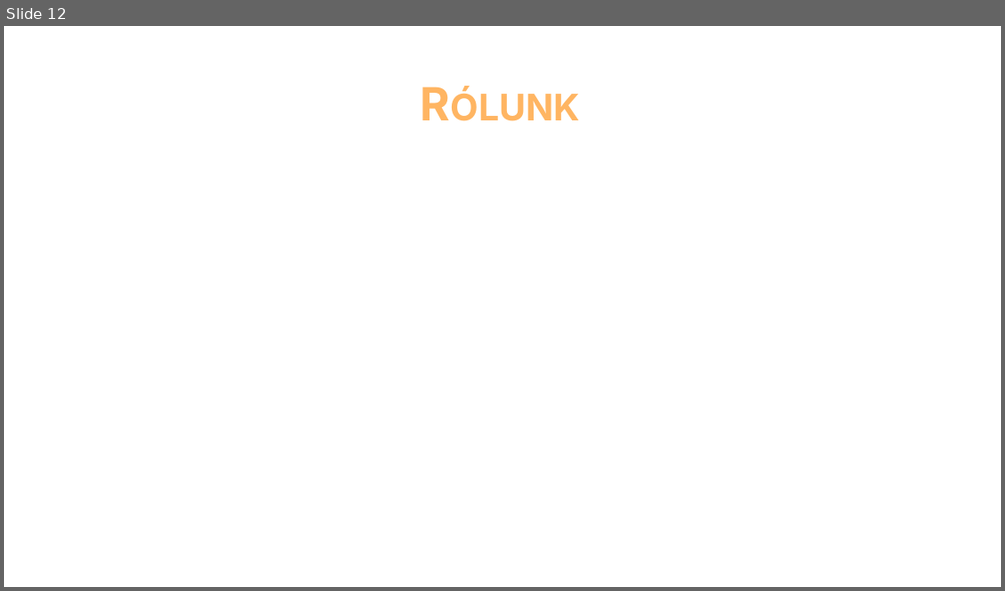
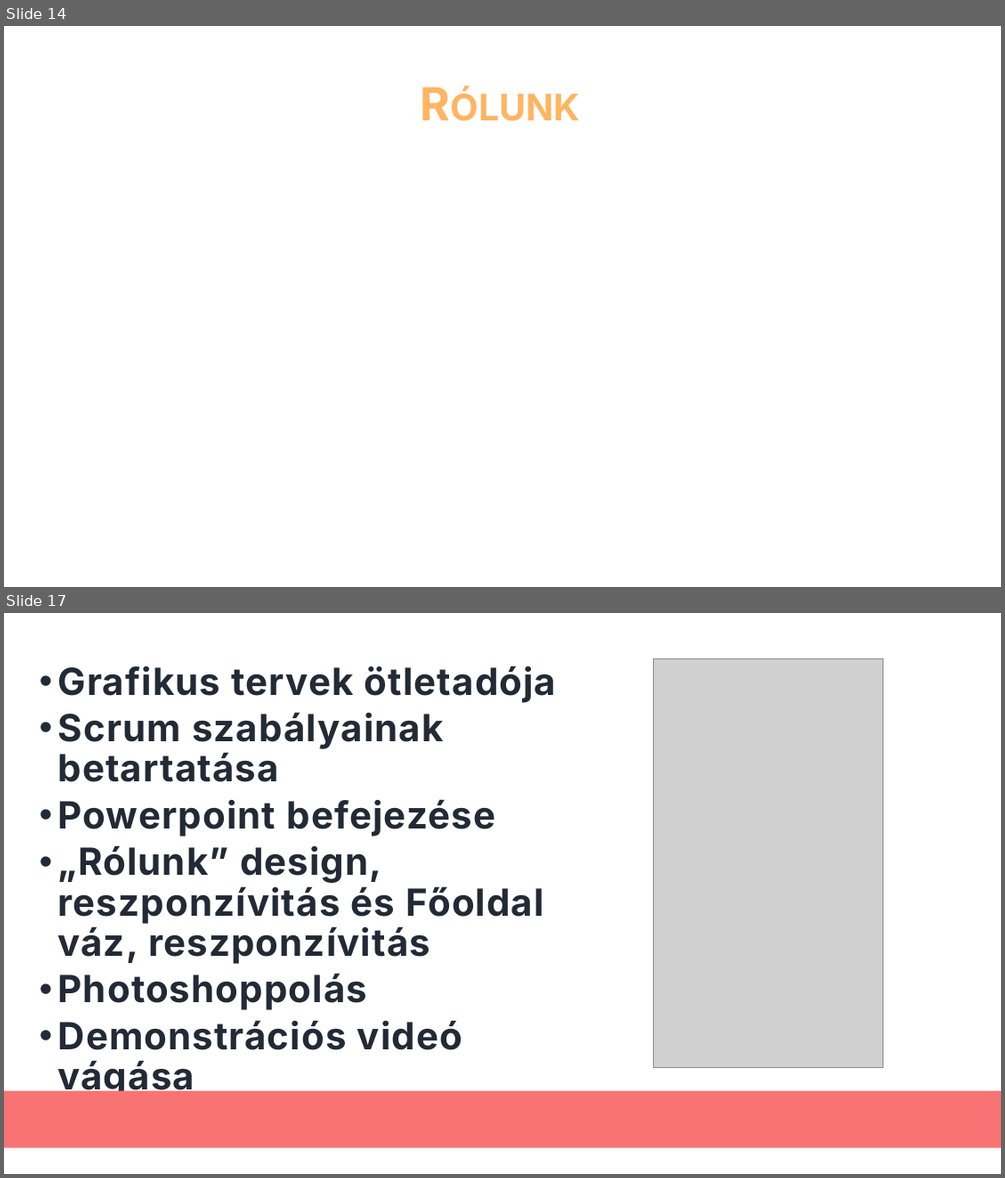
Before and after one commit to dzsofri/kulimuli.com, a slide deck: ikt projektfeladat.pptx. Shown one above the other, each under a label of ours: slide 12 before the commit, slides 14 and 17 after it; the slides between them are not shown. The pictures are 1005x591 and 1005x1178 pixels, drawn with LibreOffice and Linux fonts; fonts in the diff are those of the drawing; grey boxes stand for pictures. Boxes give left, top, right and bottom in pixels: in the first picture for what was removed or moved away, otherwise in the second. Text is boxed around its words. In the diff, an @@ line names an element or a change of style, - is before the commit and + after.

```diff
--- a/ikt projektfeladat.pptx
+++ b/ikt projektfeladat.pptx
@@ slide 17 added at (x1=4, y1=613, x2=1001, y2=1174), background #FFFFFF @@
@@ text added at (x1=58, y1=666, x2=557, y2=1050), 36 pt, text #222A35, bold @@
+• Grafikus tervek ötletadója
+• Scrum szabályainak betartatása
+• Powerpoint befejezése
+• „Rólunk” design, reszponzívitás és Főoldal váz, reszponzívitás
+• Photoshoppolás
+• Demonstrációs videó vágása
@@ picture added at (x1=653, y1=658, x2=882, y2=1067) @@
@@ rectangle added at (x1=4, y1=1091, x2=1001, y2=1148), fill #F87474 @@
@@ what was slide 12 is now slide 14 @@
```
Also in this commit, not shown: 12 slides changed, 5 other slides added.
